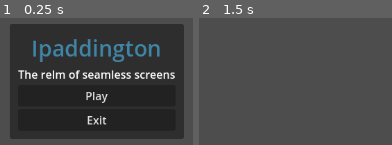
Above: before the commit, frames 1-2 (left to right).
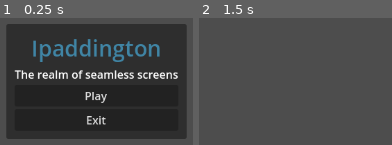
Above: after the commit, the same moments.

Repository: Shahriar-Kariman/Ipaddington
Game: Godot game, scene res://main_menu.tscn
The game is run twice, just before and just after one commit, with the same random seed, the same clock (stepped at 60 frames per second) and the same inputs.
Inputs:
- Up to frame 1 (0.25 s): no input
- Up to frame 2 (1.5 s): click "Play" at 0.5 s; tap Enter (ui_accept) at 1.25, 1.35 s; hold Right (move_right, bound only after the commit) from 1.28 s (still down)

The runs differ from the first frame. In frame 1, 6.8% of the frame differs, in the area x 3-97%, y 4-96%; in frame 2, nothing differs.

Commit message:
Created a Player

Diff:
--- /dev/null
+++ b/Player.gd
@@ -0,0 +1,31 @@
+extends CharacterBody3D
+
+
+const SPEED = 5.0
+const JUMP_VELOCITY = 4.5
+
+# Get the gravity from the project settings to be synced with RigidBody nodes.
+var gravity = ProjectSettings.get_setting("physics/3d/default_gravity")
+
+
+func _physics_process(delta):
+	# Add the gravity.
+	if not is_on_floor():
+		velocity.y -= gravity * delta
+
+	# Handle Jump.
+	if Input.is_action_just_pressed("ui_accept") and is_on_floor():
+		velocity.y = JUMP_VELOCITY
+
+	# Get the input direction and handle the movement/deceleration.
+	# As good practice, you should replace UI actions with custom gameplay actions.
+	var input_dir = Input.get_vector("move_left", "move_right", "move_forward", "move_backwards")
+	var direction = (transform.basis * Vector3(input_dir.x, 0, input_dir.y)).normalized()
+	if direction:
+		velocity.x = direction.x * SPEED
+		velocity.z = direction.z * SPEED
+	else:
+		velocity.x = move_toward(velocity.x, 0, SPEED)
+		velocity.z = move_toward(velocity.z, 0, SPEED)
+
+	move_and_slide()
--- a/main_menu.tscn
+++ b/main_menu.tscn
@@ -47,7 +47,7 @@
 
 [node name="subTitle" type="Label" parent="PanelContainer/MarginContainer/VBoxContainer"]
 layout_mode = 2
-text = "The relm of seamless screens"
+text = "The realm of seamless screens"
 horizontal_alignment = 1
 
 [node name="PlayButton" type="Button" parent="PanelContainer/MarginContainer/VBoxContainer"]
--- /dev/null
+++ b/player.tscn
@@ -0,0 +1,26 @@
+[gd_scene load_steps=4 format=3 uid="uid://bggbrc0a5hlp"]
+
+[ext_resource type="Script" path="res://Player.gd" id="1_738oc"]
+
+[sub_resource type="CapsuleShape3D" id="CapsuleShape3D_kikha"]
+
+[sub_resource type="CapsuleMesh" id="CapsuleMesh_wn4r5"]
+
+[node name="Player" type="CharacterBody3D"]
+script = ExtResource("1_738oc")
+
+[node name="pivot" type="Node3D" parent="."]
+
+[node name="CollisionShape3D" type="CollisionShape3D" parent="."]
+shape = SubResource("CapsuleShape3D_kikha")
+
+[node name="MeshInstance3D" type="MeshInstance3D" parent="."]
+mesh = SubResource("CapsuleMesh_wn4r5")
+
+[node name="Area3D" type="Area3D" parent="."]
+
+[node name="CollisionShape3D" type="CollisionShape3D" parent="Area3D"]
+shape = SubResource("CapsuleShape3D_kikha")
+
+[node name="MeshInstance3D" type="MeshInstance3D" parent="Area3D"]
+mesh = SubResource("CapsuleMesh_wn4r5")
--- a/project.godot
+++ b/project.godot
@@ -14,3 +14,26 @@
 run/main_scene="res://main_menu.tscn"
 config/features=PackedStringArray("4.1", "Forward Plus")
 config/icon="res://icon.svg"
+
+[input]
+
+move_left={
+"deadzone": 0.5,
+"events": [Object(InputEventKey,"resource_local_to_scene":false,"resource_name":"","device":-1,"window_id":0,"alt_pressed":false,"shift_pressed":false,"ctrl_pressed":false,"meta_pressed":false,"pressed":false,"keycode":0,"physical_keycode":4194319,"key_label":0,"unicode":0,"echo":false,"script":null)
+]
+}
+move_right={
+"deadzone": 0.5,
+"events": [Object(InputEventKey,"resource_local_to_scene":false,"resource_name":"","device":-1,"window_id":0,"alt_pressed":false,"shift_pressed":false,"ctrl_pressed":false,"meta_pressed":false,"pressed":false,"keycode":0,"physical_keycode":4194321,"key_label":0,"unicode":0,"echo":false,"script":null)
+]
+}
+move_forward={
+"deadzone": 0.5,
+"events": [Object(InputEventKey,"resource_local_to_scene":false,"resource_name":"","device":-1,"window_id":0,"alt_pressed":false,"shift_pressed":false,"ctrl_pressed":false,"meta_pressed":false,"pressed":false,"keycode":0,"physical_keycode":4194320,"key_label":0,"unicode":0,"echo":false,"script":null)
+]
+}
+move_backwards={
+"deadzone": 0.5,
+"events": [Object(InputEventKey,"resource_local_to_scene":false,"resource_name":"","device":-1,"window_id":0,"alt_pressed":false,"shift_pressed":false,"ctrl_pressed":false,"meta_pressed":false,"pressed":false,"keycode":0,"physical_keycode":4194322,"key_label":0,"unicode":0,"echo":false,"script":null)
+]
+}
